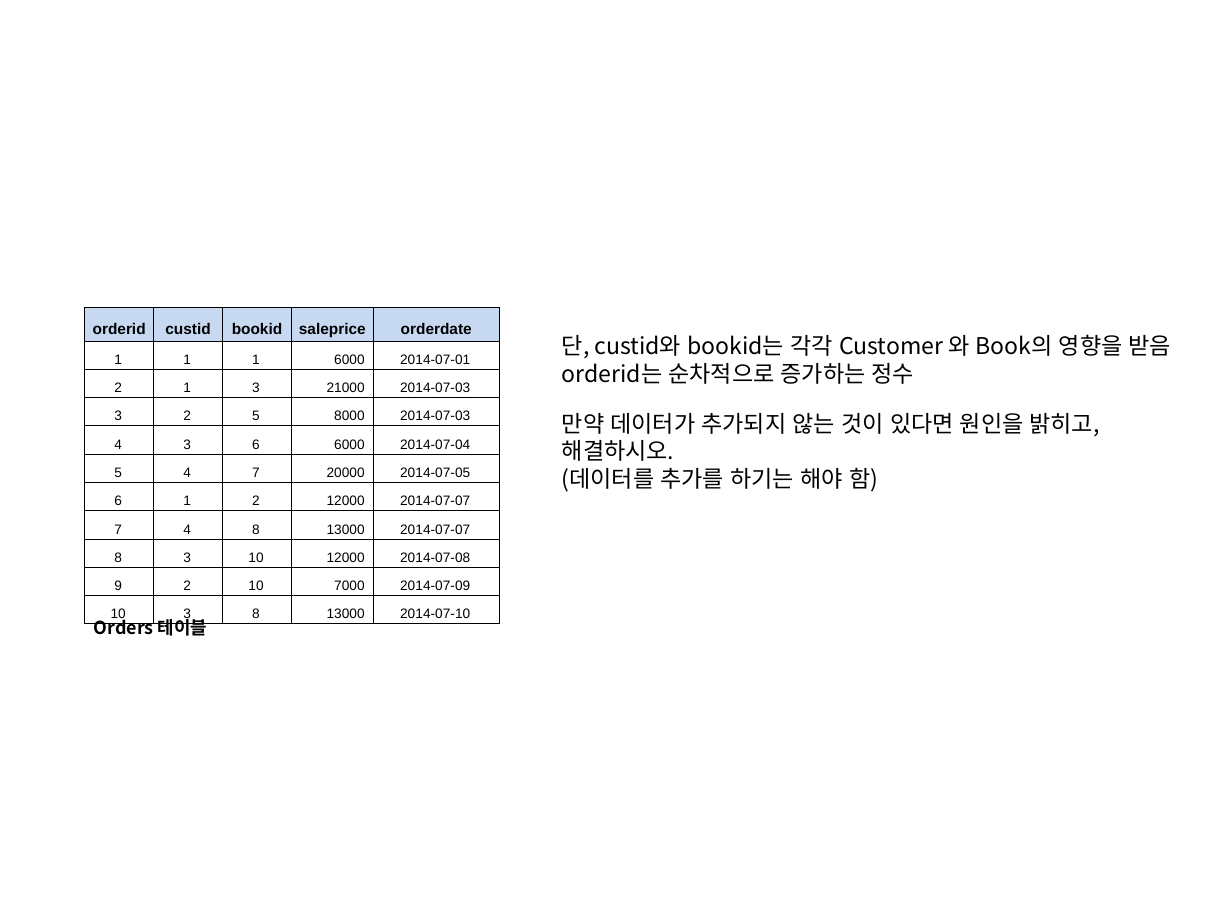
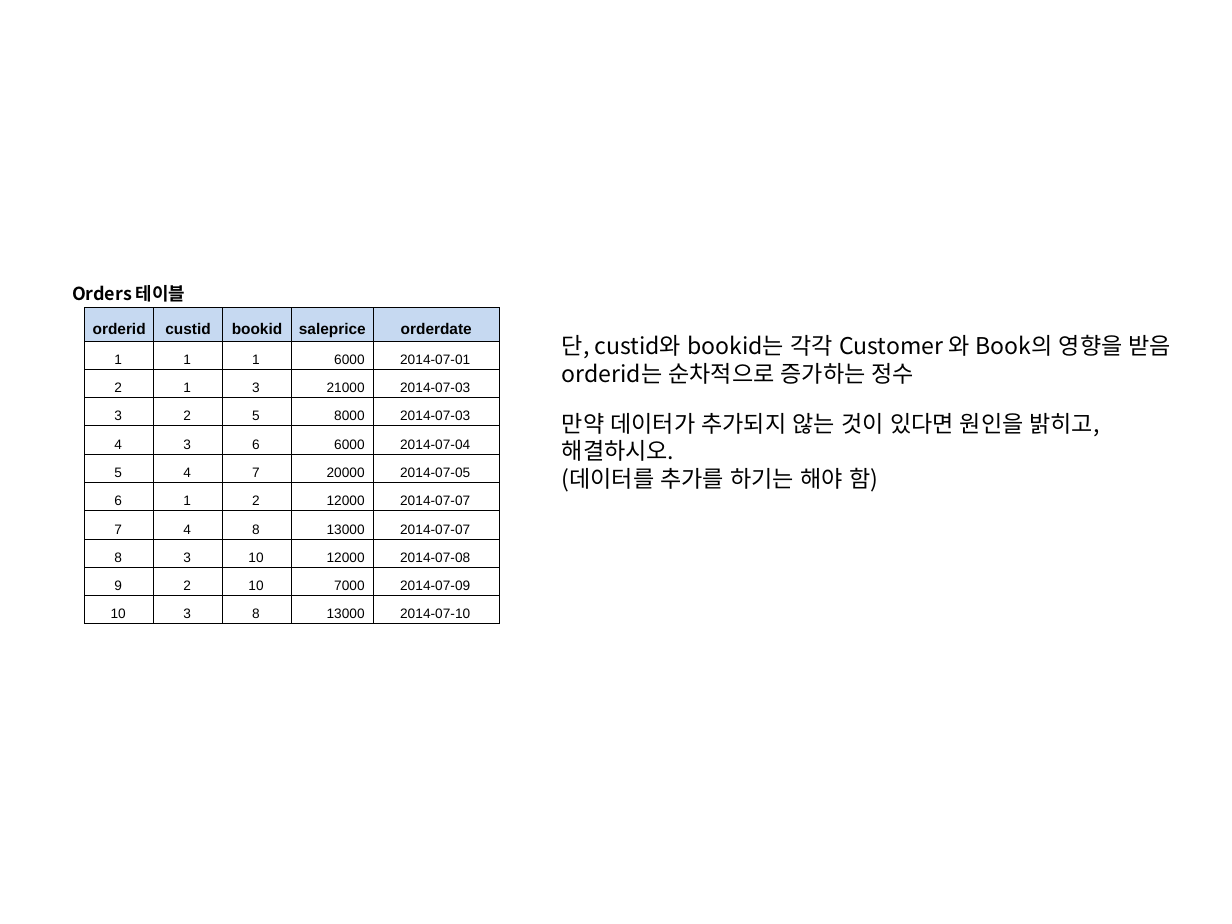
Before and after one commit to DongJoonLeeDJ/AI_501_4, a slide deck: slide 5 of djlee/DB/20211228/실습문제.pptx. Drawn at 1232x924 pixels with LibreOffice and Linux fonts; fonts in the diff are those of the drawing. Boxes give left, top, right and bottom in pixels: in the first picture for what was removed or moved away, otherwise in the second. Text is boxed around its words. In the diff, an @@ line names an element or a change of style, - is before the commit and + after.

```diff
--- a/djlee/DB/20211228/실습문제.pptx
+++ b/djlee/DB/20211228/실습문제.pptx
@@ text "Orders 테이블": place and size @@
-text "Orders 테이블" at box(94, 616, 207, 636)
+text "Orders 테이블" at box(72, 285, 185, 302)
```
Also in this commit, not shown: 1 other slide changed.
